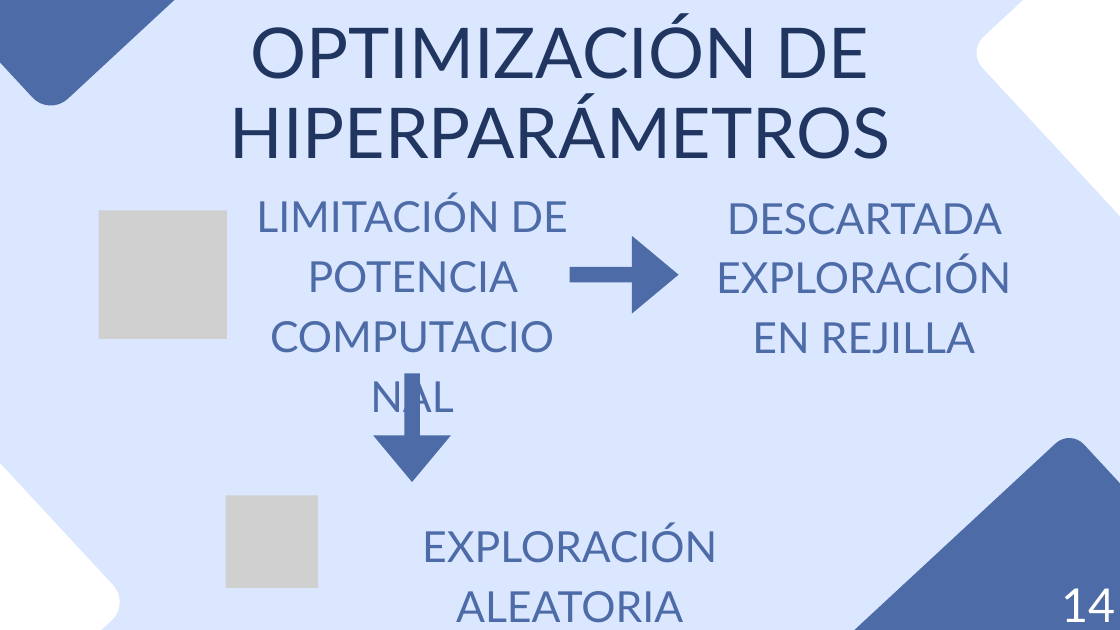
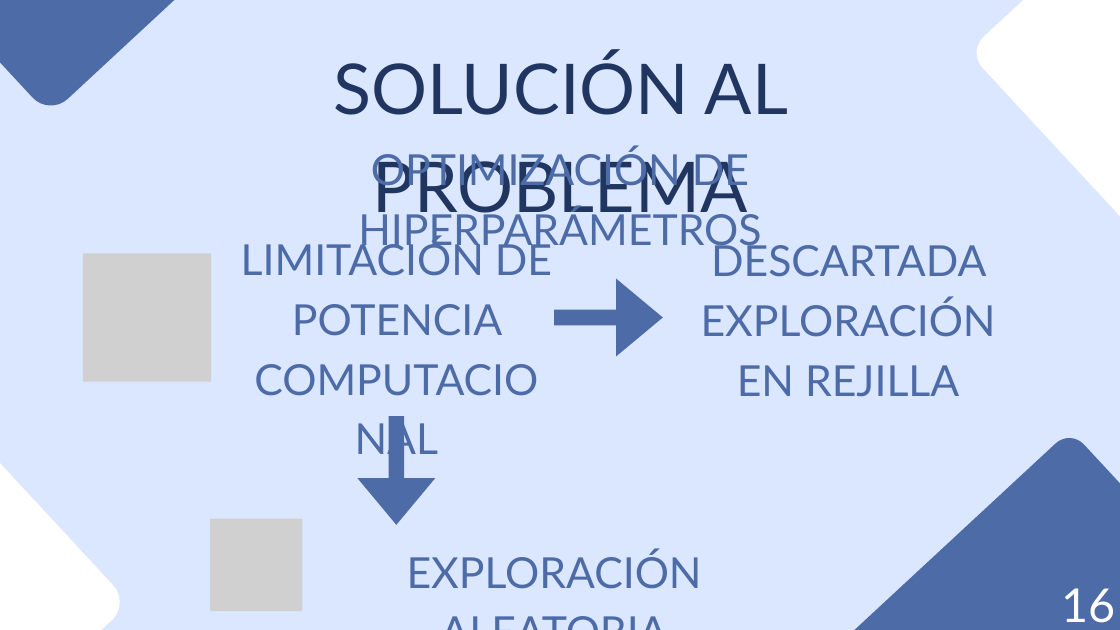
Before and after one commit to danilr16/TFG_Smart_Grids, a slide deck: slide 17 of Smart Grids Control de Redes Eléctricas con IA.pptx (slide 15 before the commit). Drawn at 1120x630 pixels with LibreOffice and Linux fonts; fonts in the diff are those of the drawing; grey boxes stand for pictures. Boxes give left, top, right and bottom in pixels: in the first picture for what was removed or moved away, otherwise in the second. Text is boxed around its words. In the diff, an @@ line names an element or a change of style, - is before the commit and + after.

```diff
--- a/Smart Grids Control de Redes Eléctricas con IA.pptx
+++ b/Smart Grids Control de Redes Eléctricas con IA.pptx
@@ text added at (334,53,788,225), 90 pt, text #203660 @@
+SOLUCIÓN AL PROBLEMA
@@ text "OPTIMIZACIÓN DE HIPERPARÁMETROS": place and size @@
-text "OPTIMIZACIÓN DE HIPERPARÁMETROS" at (230,18,890,159)
+text "OPTIMIZACIÓN DE HIPERPARÁMETROS" at (358,148,761,253)
@@ text "OPTIMIZACIÓN DE HIPERPARÁMETROS" at (358,148,761,253): size 90 to 55 pt, text colour #203660 to #4D6BA7; line spacing 102.6pt to 77pt @@
@@ picture: place and size @@
-picture at (99,211,227,339)
+picture at (83,253,211,381)
@@ 2 texts, 1 arrow: place and size @@
-2 texts, 1 arrow at (256,195,1011,354)
+2 texts, 1 arrow at (241,238,996,397)
@@ arrow moved from (412, 482) - (412, 374) to (396, 525) - (396, 416) @@
@@ picture: place and size @@
-picture at (226,495,318,587)
+picture at (210,519,302,611)
@@ text "EXPLORACIÓN ALEATORIA" rewrapped from (422,525,717,623) to (407,551,702,589) @@
@@ text at (1061,588,1115,623): text changed @@
-14
+16
```
Also in this commit, not shown: 26 other slides changed, 5 slides added, 3 slides removed.
